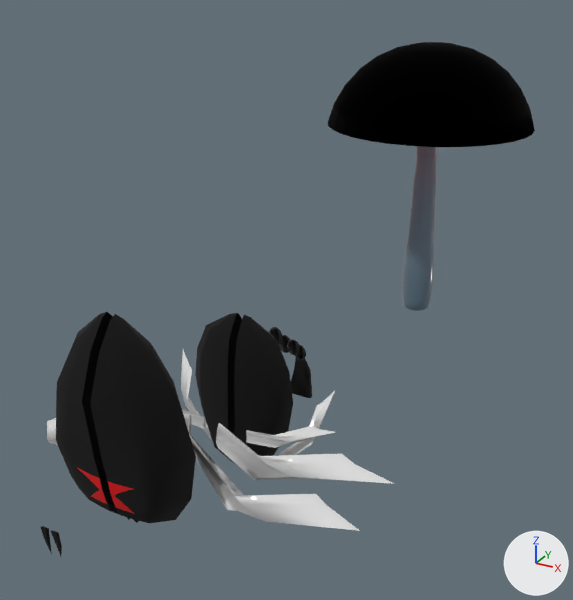
Two versions of the Blender file items.blend, one commit apart.
Camera for both pictures: a 50 mm camera at (9.78, -28.71, 13.18) aimed at (-0.85, -9.38, 3.51). The axes (+X, +Y, +Z) are drawn at lower right. The lights are the same throughout.

Names of what the first picture shows: 'Cube', 'big_shoom'.
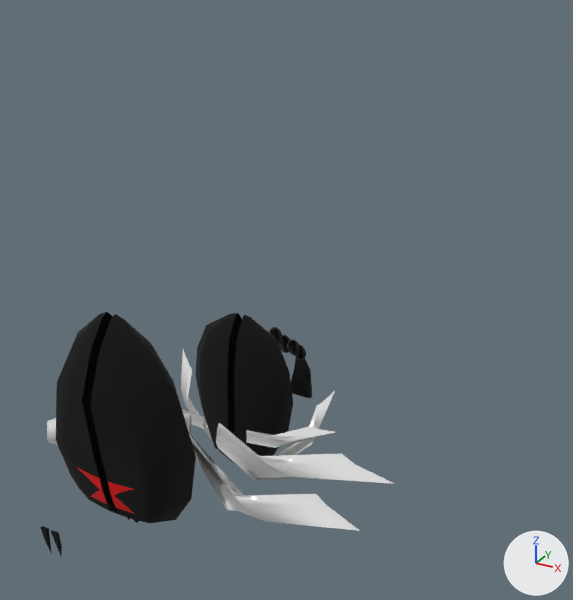
The change, as a list of edits to the scene's bpy script:
```text
Change ob_big_shoom:
    add ob_big_shoom.hide_set(True)
```

Changed parts and their boxes (x1, y1, x2, y2) in the pictures (573 x 600 px):
'big_shoom', hidden (black)
    before: (328, 42, 535, 311)
